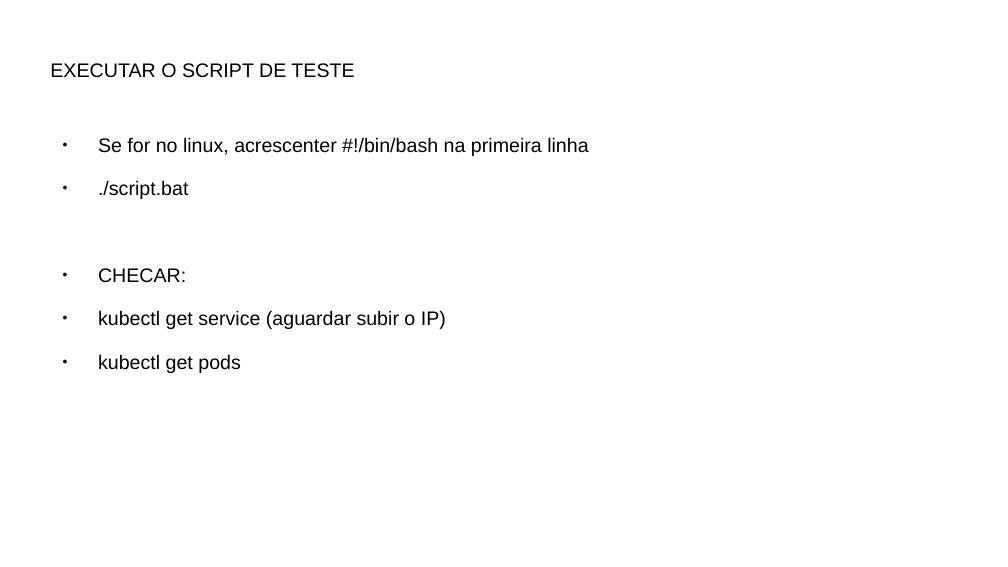
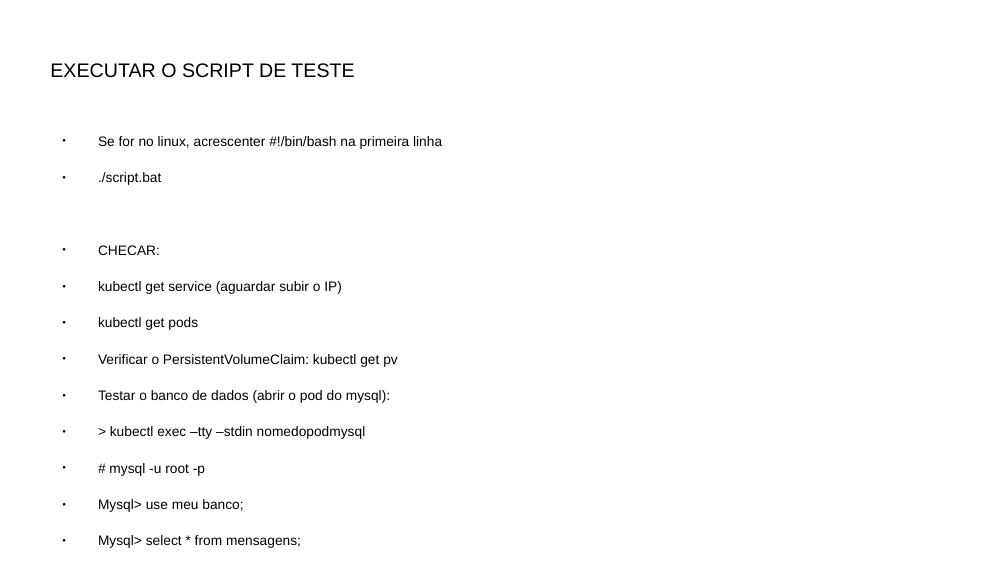
Before and after one commit to szalbuque/DevopsDio.me, a slide deck: slide 14 of Kubernetes - desafio/Kubernetes - Projeto 1.odp (slide 15 before the commit). Drawn at 1008x567 pixels with LibreOffice and Linux fonts; fonts in the diff are those of the drawing; background and template pictures are left out. Boxes give left, top, right and bottom in pixels: in the first picture for what was removed or moved away, otherwise in the second. Text is boxed around its words. In the diff, an @@ line names an element or a change of style, - is before the commit and + after.

```diff
--- a/Kubernetes - desafio/Kubernetes - Projeto 1.odp
+++ b/Kubernetes - desafio/Kubernetes - Projeto 1.odp
@@ text at bbox=[98, 136, 442, 330]: size 14 to 9.8 pt in "Se for no linux, acrescenter #!/bin/bash na ...", "./script.bat", "CHECAR:", "kubectl get service (aguardar subir o IP)" and 1 more places @@
@@ text at bbox=[98, 354, 398, 548]: paragraphs added @@
+● Verificar o PersistentVolumeClaim: kubectl get pv
+● Testar o banco de dados (abrir o pod do mysql):
+● > kubectl exec –tty –stdin nomedopodmysql
+● # mysql -u root -p
+● Mysql> use meu banco;
+● Mysql> select * from mensagens;
```
Also in this commit, not shown: 3 other slides changed, 1 slide removed, 7 other files.
